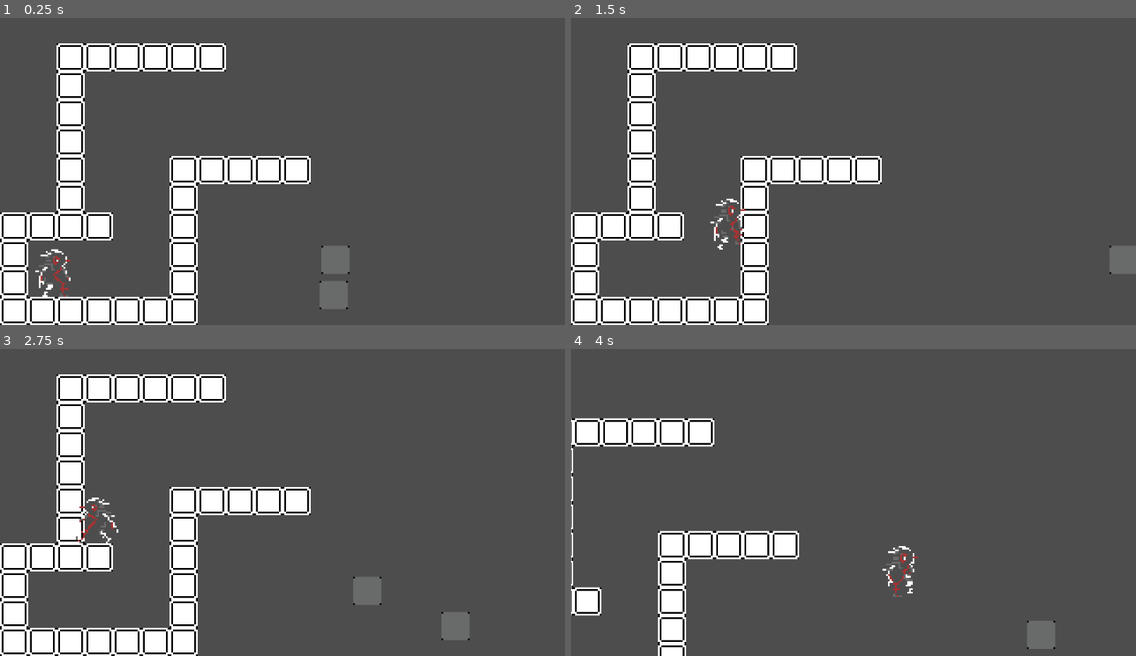
Above: before the commit, frames 1-4 (two rows, left to right).
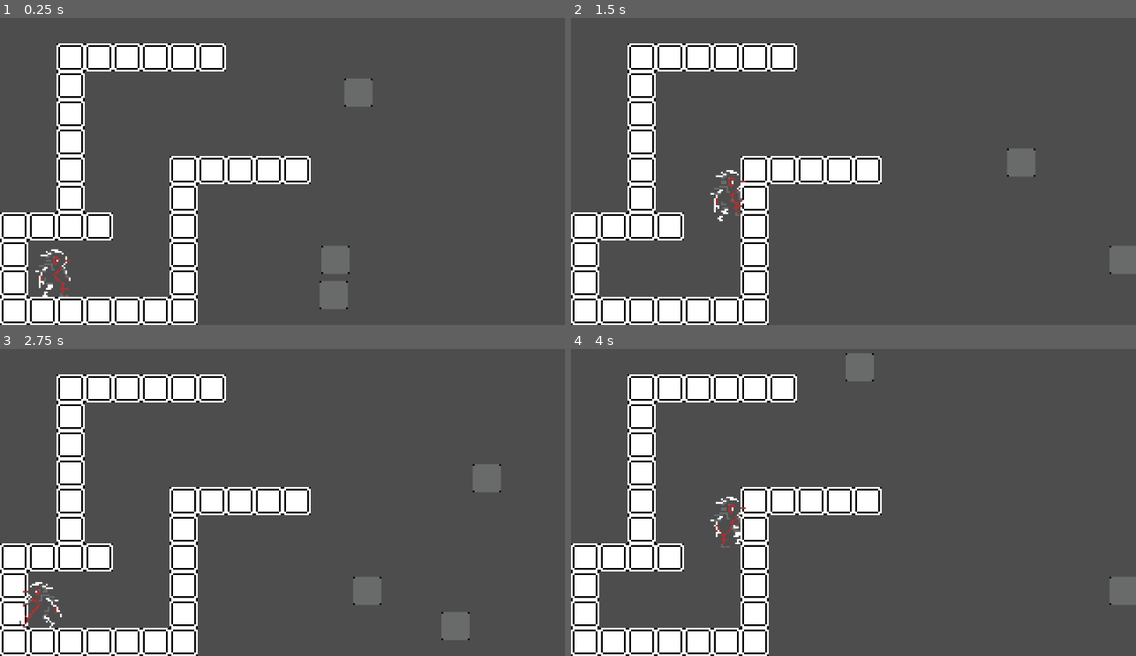
Above: after the commit, the same moments.

Repository: SaimelTheDaimel/Painter
Game: Godot game, scene res://scenes/level.tscn
Same seed, same stepped clock (60 frames per second), same inputs: the game is played once before the commit and once after it.
Inputs:
- Up to frame 1 (0.25 s): no input
- Up to frame 2 (1.5 s): hold D (move_right) from 0.53 s (still down); tap Space (jump) at 0.6, 0.77, 1.07, 1.35 s
- Up to frame 3 (2.75 s): tap Space (jump) at 1.52, 1.82, 2.1 s; release D (move_right) at 2.03 s; hold A (move_left) from 2.03 s (still down)
- Up to frame 4 (4 s): release A (move_left) at 2.78 s; hold D (move_right) from 2.78 s (still down); tap Space (jump) at 2.85, 3.02, 3.32, 3.6, 3.77 s

The runs differ from the first frame. In frame 1, 0.4% of the frame differs, in the area x 60-66%, y 19-29%; in frame 2, 1.0%; in frame 3, 1.0%; in frame 4, 20%, in the area x 0-100%, y 1-100%.

Commit message:
Added useless block

Diff:
--- a/scenes/level.tscn
+++ b/scenes/level.tscn
@@ -161,6 +161,12 @@
 }
 point_count = 2
 
+[sub_resource type="Curve2D" id="Curve2D_8c41q"]
+_data = {
+"points": PackedVector2Array(0, 0, 0, 0, 5, -2, 0, 0, 0, 0, 78, -14, 0, 0, 0, 0, 82, 27, 0, 0, 0, 0, 22, 53, 0, 0, 0, 0, -33, -1, 0, 0, 0, 0, -36, -34, 0, 0, 0, 0, 48, -28)
+}
+point_count = 7
+
 [node name="Level" type="Node2D"]
 script = ExtResource("1_2r41h")
 
@@ -209,3 +215,7 @@
 [node name="GPlat2" parent="grey_platforms" instance=ExtResource("7_b121j")]
 position = Vector2(149, 41)
 curve = SubResource("Curve2D_b121j")
+
+[node name="Path2D" parent="grey_platforms" instance=ExtResource("7_b121j")]
+position = Vector2(162, -73)
+curve = SubResource("Curve2D_8c41q")
--- a/scripts/level.gd
+++ b/scripts/level.gd
@@ -2,7 +2,10 @@
 
 @onready var g_plat_1: Path2D = $grey_platforms/GPlat1
 @onready var g_plat_2: Path2D = $grey_platforms/GPlat2
+@onready var path_2d: Path2D = $grey_platforms/Path2D
 
 func _ready() -> void:
 	Signals.player_moves.connect(g_plat_1.move_block)
 	Signals.player_moves.connect(g_plat_2.move_block)
+
+	Signals.player_moves.connect(path_2d.move_block)
--- a/scripts/player.gd
+++ b/scripts/player.gd
@@ -5,6 +5,8 @@
 const JUMP_VELOCITY = -300.0
 const FALL_SPEED = 2500
 const JUMP_GRAVITY = 800
+const WALL_SLIDE_SPEED = 50
+
 var was_on_floor = 0
 
 @onready var animated_sprite: AnimatedSprite2D = $AnimatedSprite2D
@@ -13,16 +15,13 @@
 
 func _physics_process(delta: float) -> void:
 
-	# Apply gravity
-	if not is_on_floor():
-		if velocity.y > 0:
-			velocity.y += FALL_SPEED * delta
-		else:
-			velocity.y += JUMP_GRAVITY * delta
+	handle_gravity(delta)
 
 	var direction := Input.get_axis("move_left", "move_right")
 
 	handle_jump()
+
+	wall_jump()
 
 	animation_player(direction)
 
@@ -39,6 +38,9 @@
 	velocity.y = JUMP_VELOCITY
 	coyote_timer.stop()
 	buffer_time.stop()
+
+func wall_jump():
+	pass
 
 func apply_movement(dir, speedy, delta):
 	if dir != 0:
@@ -67,3 +69,13 @@
 
 	if !buffer_time.is_stopped() and (is_on_floor() or !coyote_timer.is_stopped()):
 		jump()
+
+func handle_gravity(delta):
+	if !is_on_floor():
+		if velocity.y < 0:
+			velocity.y += JUMP_GRAVITY * delta
+		else:
+			if is_on_wall():
+				velocity.y = WALL_SLIDE_SPEED
+			else:
+				velocity.y += FALL_SPEED * delta
Not shown: 1 places in scenes/level.tscn that only renumber resources
